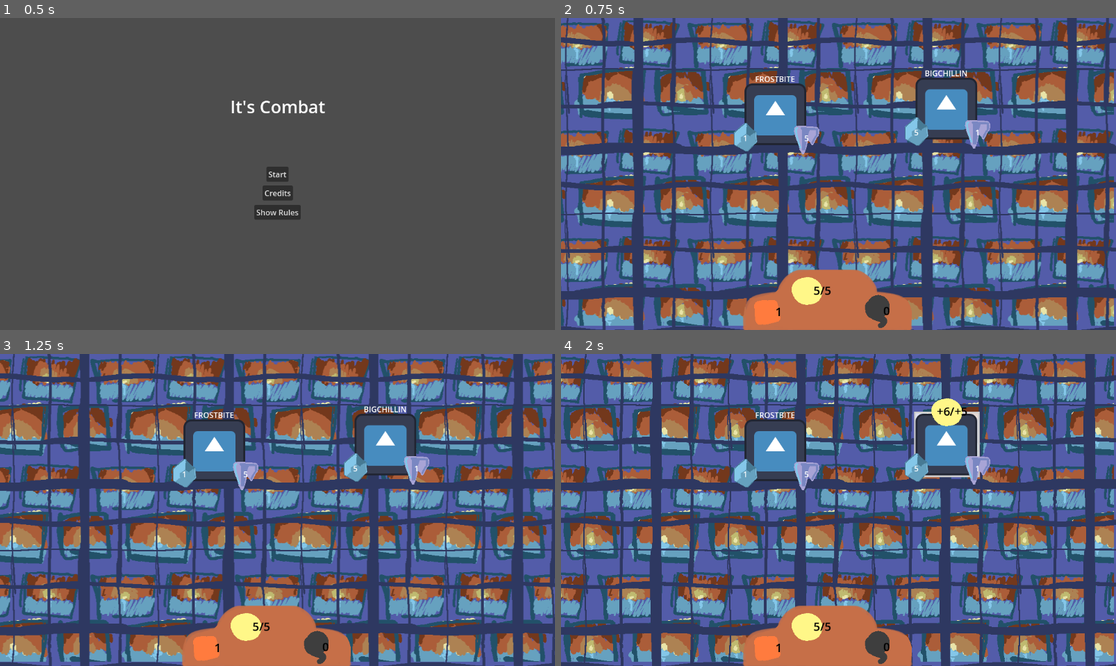
Above: before the commit, frames 1-4 (two rows, left to right).
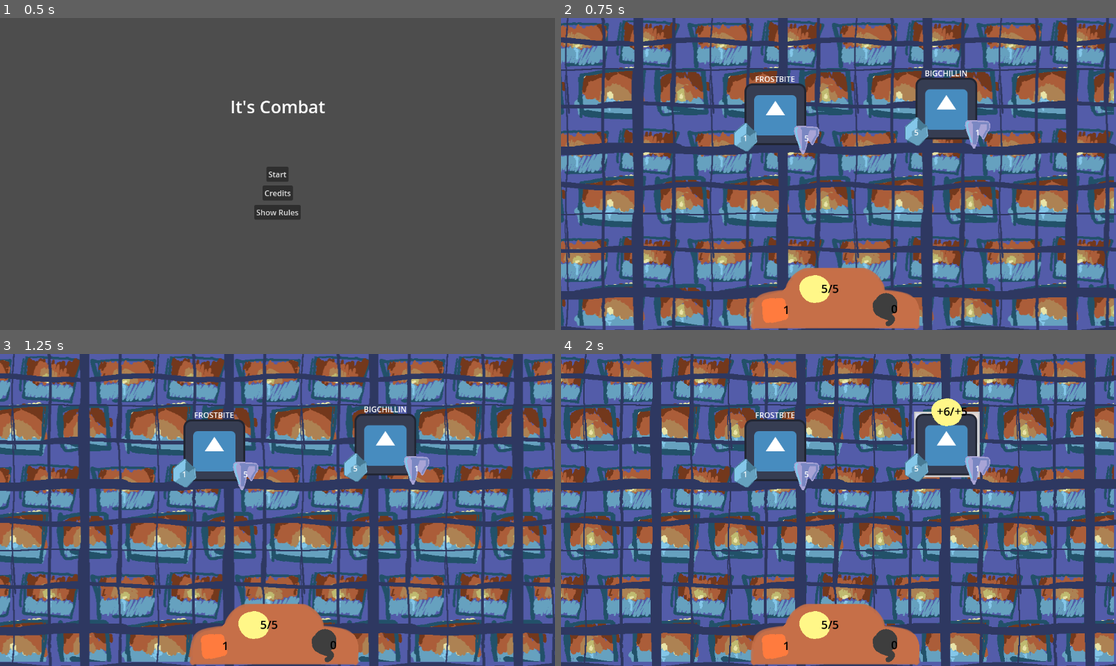
Above: after the commit, the same moments.

Repository: alex-mike-mark-again/godot-combat
Game: Godot game, scene res://main_menu.tscn
The game is run twice, just before and just after one commit, with the same random seed, the same clock (stepped at 60 frames per second) and the same inputs. The engine's default icon, where the game draws it, is replaced by a stand-in: a white triangle on a blue panel in a dark square.
Inputs (mouse positions are in pixels of both pictures, inside the frame that each line leads up to):
- Up to frame 1 (0.5 s): no input
- Up to frame 2 (0.75 s): click "Start" at 0.5 s
- Up to frame 3 (1.25 s): no input
- Up to frame 4 (2 s): click (949, 444) at 1.27 s

Frame 1 is identical in both runs. In frame 2, 1.7% of the frame differs, in the area x 32-65%, y 79-100%; in frame 3, 1.8%; in frame 4, 1.8%.

Commit message:
centers player ui omg finally

Diff:
--- a/battle_manager.gd
+++ b/battle_manager.gd
@@ -5,8 +5,8 @@
 var enemies
 var currentTroop
 var clickOn = true
+var packedTroop
 @export var player: Node
-var packedTroop
 
 signal player_won
 signal player_lost
--- a/main.tscn
+++ b/main.tscn
@@ -19,17 +19,19 @@
 
 [node name="BattleManager" type="Node" parent="." node_paths=PackedStringArray("player")]
 script = ExtResource("4_qqxit")
-player = NodePath("Player")
+player = NodePath("../Player")
 
-[node name="Player" parent="BattleManager" instance=ExtResource("2_ie8iv")]
+[node name="Player" parent="." instance=ExtResource("2_ie8iv")]
 z_index = 0
-anchors_preset = 2
+layout_mode = 1
+anchors_preset = 7
+anchor_left = 0.5
 anchor_top = 1.0
+anchor_right = 0.5
 anchor_bottom = 1.0
-offset_left = 560.0
-offset_top = -60.0
-offset_right = 560.0
-offset_bottom = -60.0
+offset_top = -64.0
+offset_bottom = -64.0
+grow_horizontal = 2
 grow_vertical = 0
 
 [node name="next_button" type="Button" parent="."]
